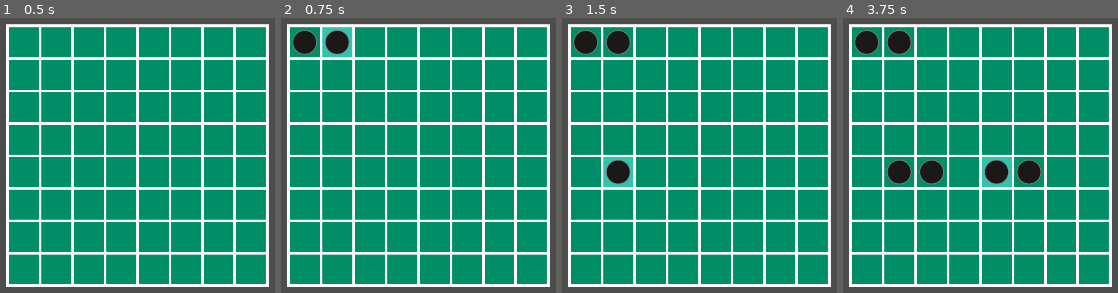
Above: before the commit, frames 1-4 (left to right).
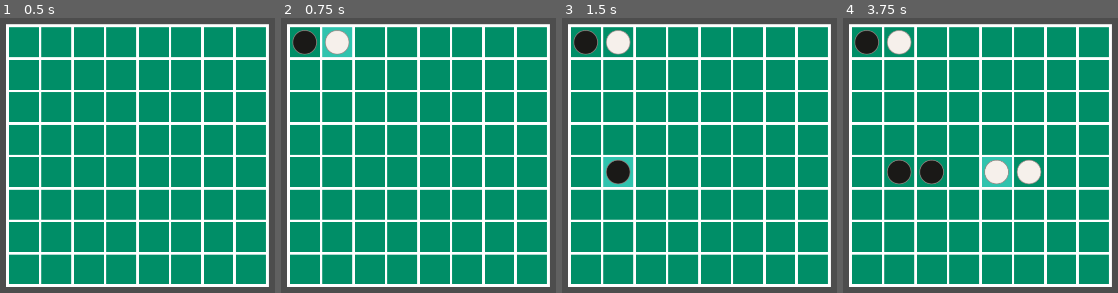
Above: after the commit, the same moments.

Repository: LStace/Reversi-Godot-4
Game: Godot game, scene res://scenes/main.tscn
Same seed, same stepped clock (60 frames per second), same inputs: the game is played once before the commit and once after it.
Inputs (mouse positions are in pixels of both pictures, inside the frame that each line leads up to):
- Up to frame 1 (0.5 s): no input
- Up to frame 2 (0.75 s): tap Enter at 0.5 s; move the mouse to (outside the picture) at 0.52 s; press the mouse at (outside the picture) at 0.53 s; hold Right (move_right) from 0.53 s (still down)
- Up to frame 3 (1.5 s): tap Space at 1.25 s; move the mouse to (617, 133) at 1.27 s; release Right (move_right) at 1.28 s; release the mouse at (617, 133) at 1.28 s; hold Down (move_down) from 1.28 s (still down); click (617, 133) at 1.35 s
- Up to frame 4 (3.75 s): tap Enter at 2, 3.5 s; move the mouse to (outside the picture) at 2.02 s; release Down (move_down) at 2.03 s; press the mouse at (outside the picture) at 2.03 s; hold Right (move_right) 2.03-2.78 s; tap Space at 2.75 s; move the mouse to (1016, 199) at 2.77 s; release the mouse at (1016, 199) at 2.78 s; hold Up (move_up) 2.78-3.53 s; click (1016, 199) at 2.85 s; move the mouse to (outside the picture) at 3.52 s; press the mouse at (outside the picture) at 3.53 s; hold Left (move_left) from 3.53 s (still down)

Frame 1 is identical in both runs. In frame 2, 0.6% of the frame differs, in the area x 16-25%, y 4-14%; in frame 3, 0.6%; in frame 4, 1.8%, in the area x 16-72%, y 4-61%.

Commit message:
Turn Change
Turn count increments every turn.

Player switches every turn

Diff:
--- a/Reversi Game/scripts/board.gd
+++ b/Reversi Game/scripts/board.gd
@@ -4,6 +4,7 @@
 var current_tile = [null, Vector2i.ZERO]
 var move_buffer : float = 0.0
 var is_player_dark : bool = true
+var turn : int = 1
 
 @onready var children = get_children()
 
@@ -56,6 +57,7 @@
 
 	if event.is_action_pressed("select"):
 		current_tile[0].place_disc(is_player_dark)
+		next_turn()
 
 
 #Called when the player hovers over a tile and shows which tile is hovered over
@@ -64,3 +66,7 @@
 	current_tile[0] = tile
 	current_tile[1] = tile.board_index
 	tile.get_node("HoverIndicator").visible = true
+
+func next_turn():
+	is_player_dark = !is_player_dark
+	turn += 1
Not shown, removed: Design Documents/.~lock.Reversi Design Document.odt#
